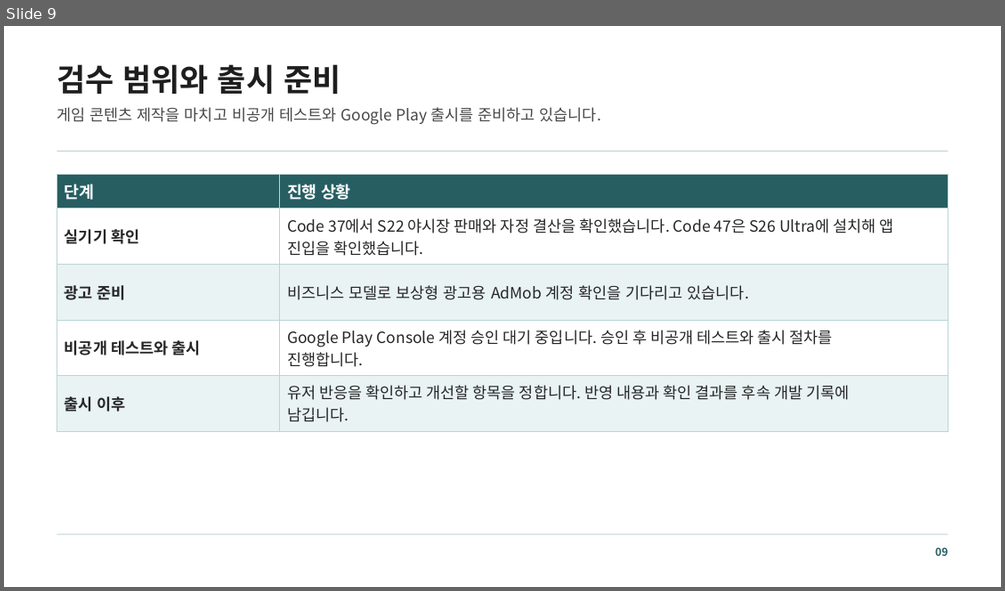
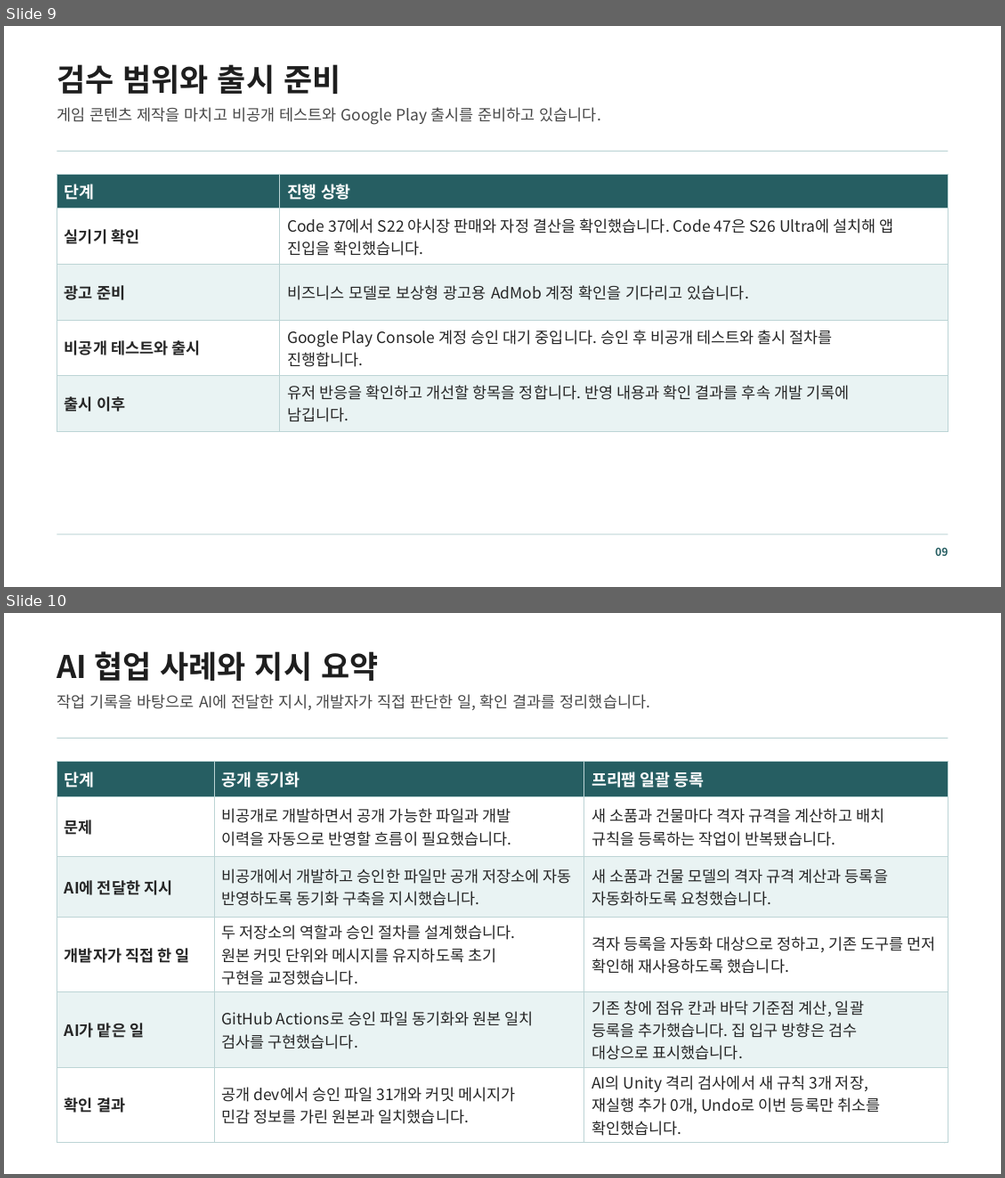
Before and after one commit to mjoon31/mjoon31, a slide deck: docs/assets/resources/ham-pocha/introduction.pptx. Shown one above the other, each under a label of ours: slide 9 before the commit, slides 9 and 10 after it. The pictures are 1005x591 and 1005x1178 pixels, drawn with LibreOffice and Linux fonts; fonts in the diff are those of the drawing. Boxes give left, top, right and bottom in pixels: in the first picture for what was removed or moved away, otherwise in the second. Text is boxed around its words. In the diff, an @@ line names an element or a change of style, - is before the commit and + after.

```diff
--- a/docs/assets/resources/ham-pocha/introduction.pptx
+++ b/docs/assets/resources/ham-pocha/introduction.pptx
@@ slide 10 added at [4,613,1001,1174], background #FFFFFF @@
@@ text added at [57,651,378,681], 30 pt, text #1E1E1E, bold @@
+AI 협업 사례와 지시 요약
@@ text added at [57,694,651,710], 15 pt, text #484848 @@
+작업 기록을 바탕으로 AI에 전달한 지시, 개발자가 직접 판단한 일, 확인 결과를 정리했습니다.
@@ rectangle added at [57,738,948,738], fill #BCD4D5 @@
@@ table added at [57,761,948,1139], 6 rows, 3 columns @@
+단계 | 공개 동기화 | 프리팹 일괄 등록
+문제 | 비공개로 개발하면서 공개 가능한 파일과 개발 / 이력을 자동으로 반영할 흐름이 필요했습니다. | 새 소품과 건물마다 격자 규격을 계산하고 배치 / 규칙을 등록하는 작업이 반복됐습니다.
+AI에 전달한 지시 | 비공개에서 개발하고 승인한 파일만 공개 저장소에 자동 반영하도록 동기화 구축을 지시했습니다. | 새 소품과 건물 모델의 격자 규격 계산과 등록을 자동화하도록 요청했습니다.
+개발자가 직접 한 일 | 두 저장소의 역할과 승인 절차를 설계했습니다. / 원본 커밋 단위와 메시지를 유지하도록 초기 / 구현을 교정했습니다. | 격자 등록을 자동화 대상으로 정하고, 기존 도구를 먼저 확인해 재사용하도록 했습니다.
+AI가 맡은 일 | GitHub Actions로 승인 파일 동기화와 원본 일치 검사를 구현했습니다. | 기존 창에 점유 칸과 바닥 기준점 계산, 일괄 / 등록을 추가했습니다. 집 입구 방향은 검수 / 대상으로 표시했습니다.
+확인 결과 | 공개 dev에서 승인 파일 31개와 커밋 메시지가 / 민감 정보를 가린 원본과 일치했습니다. | AI의 Unity 격리 검사에서 새 규칙 3개 저장, / 재실행 추가 0개, Undo로 이번 등록만 취소를 / 확인했습니다.
@@ rectangle added at [57,1121,948,1121], fill #BCD4D5 @@
@@ text added at [935,1142,947,1143], 10.5 pt, text #265E62, bold @@
+10
```
Also in this commit, not shown: 2 slides changed, 1 other file.
